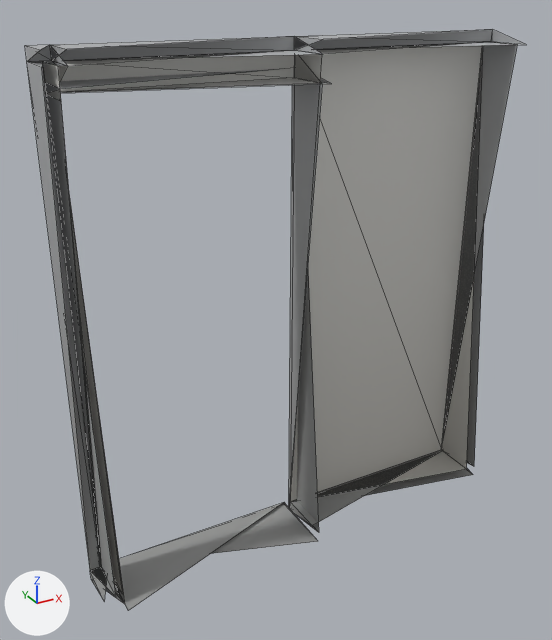
The glTF model models/kit/doorWall_steel_meshin.glb: old version first, new version second.
The view is the same before and after, from a 50 mm camera at (-1.55, -2.57, 2.38) aimed at (-0.11, 0.05, 1.07). The axes (+X, +Y, +Z) are drawn at lower left. The lights are the same throughout. The picture after the commit comes second. Mesh edges are drawn as thin lines. Vertices at exactly the same position are counted once.

Names of what the first picture shows: 'doorWall_steel_meshin'.
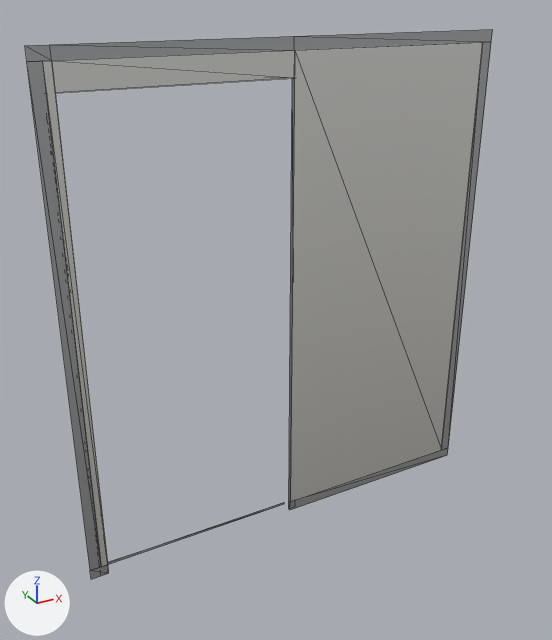
The change, as a list of edits to the scene's bpy script:
```text
Change me_base:
    used by ob_doorwall_steel_meshin; location = (0.0, 0.0, 0.0)
    remove me_base.from_pydata(...)  # 76 vertices, 84 faces; spans x -1.0..1.0, y -0.16..0.16, z 0.0..2.2
    add me_base.from_pydata(...)  # 48 vertices, 28 faces; spans x -1.0..1.0, y 0.1..0.16, z 0.0..2.2
    me_base part 1
    28 vertices are removed from x -1.0..1.0, y -0.16..-0.1, z 0.0..2.2
    56 faces are deleted
```

Pixel boxes [x1, y1, x2, y2] of what changed, in the pictures (552 x 640 px):
'doorWall_steel_meshin', reshaped (7% narrower)
    before: [25, 29, 527, 610]
    after: [25, 29, 493, 580]
part 1 of me_base, deleted
    before: [25, 29, 527, 610]
